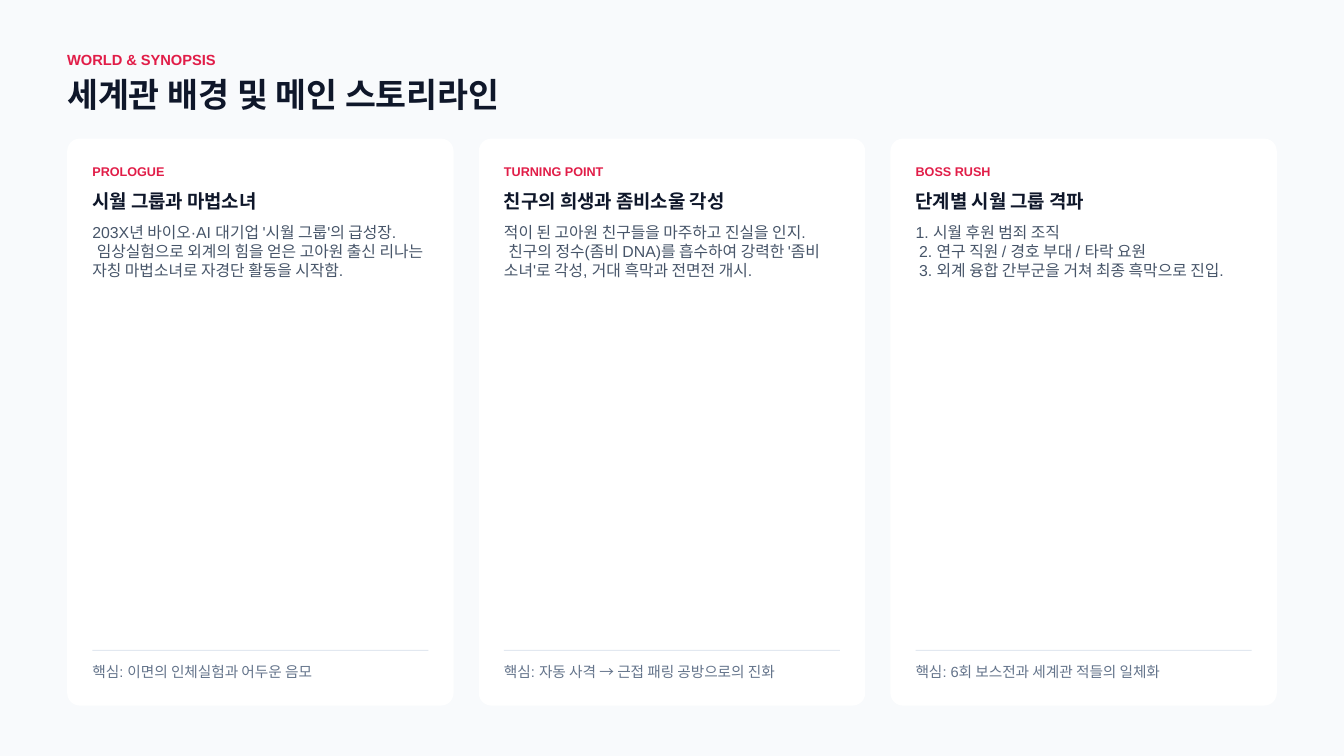
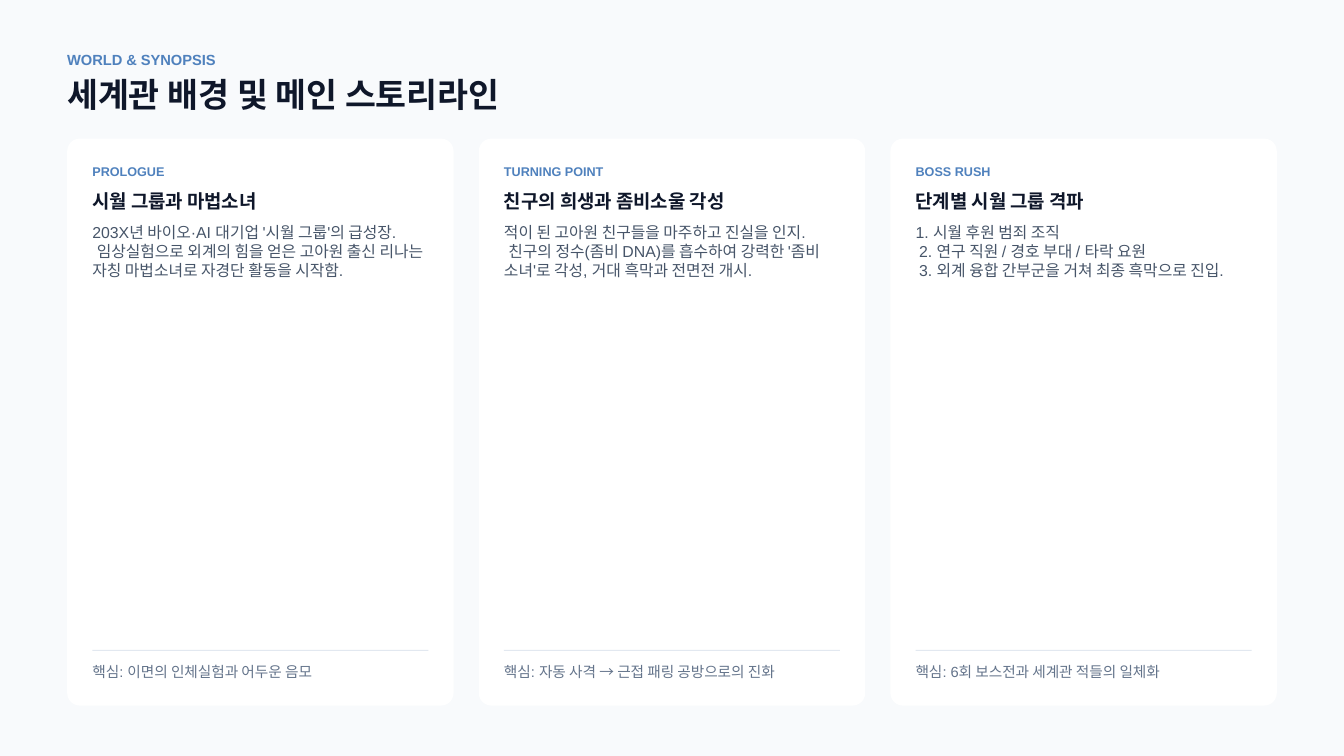
Before and after one commit to gitgiung/SBSAcademy_Team01, a slide deck: slide 15 of 좀비소울 프로젝트 개발 현황 보고.pptx (slide 14 before the commit). Drawn at 1344x756 pixels with LibreOffice and Linux fonts; fonts in the diff are those of the drawing. Boxes give left, top, right and bottom in pixels: in the first picture for what was removed or moved away, otherwise in the second. Text is boxed around its words. In the diff, an @@ line names an element or a change of style, - is before the commit and + after.

```diff
--- a/좀비소울 프로젝트 개발 현황 보고.pptx
+++ b/좀비소울 프로젝트 개발 현황 보고.pptx
@@ text colour #E11D48 to #4F81BD in 4 elements at (67, 55, 216, 65), (92, 167, 164, 176), (504, 167, 604, 176), (916, 167, 991, 176) @@
```
Also in this commit, not shown: 9 other slides changed, 1 slide added, 11 other files.
